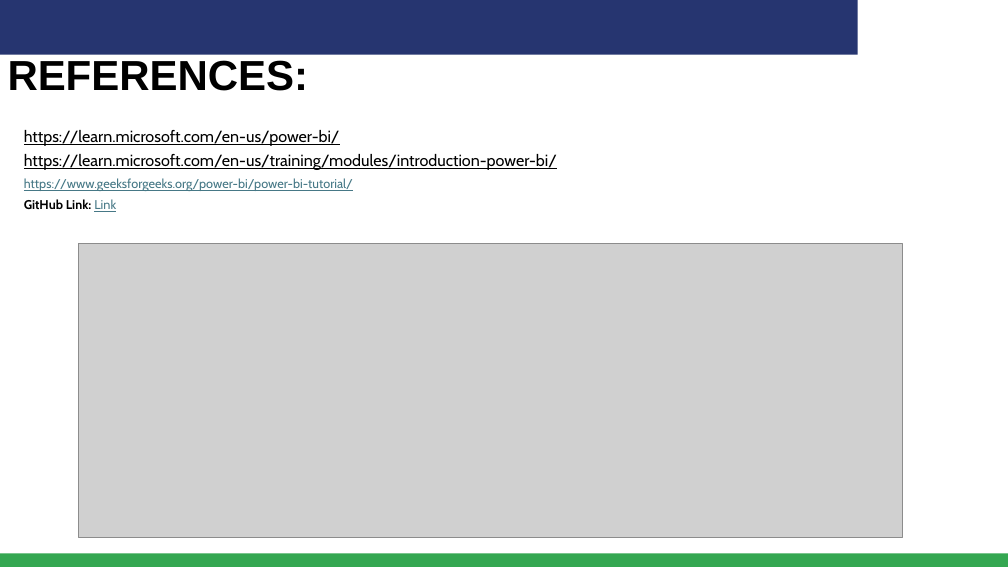
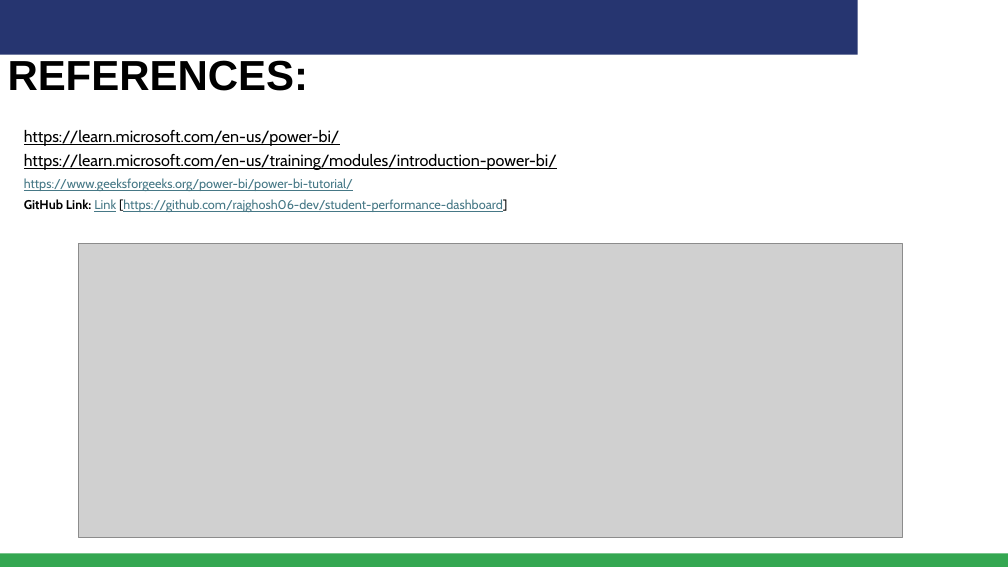
Before and after one commit to rajghosh06-dev/student-performance-dashboard, a slide deck: slide 10 of presentation/Student_Marks_Result_Analysis_MS-ELEVATE_POWER-BI_PROJECT_PRESENTATION_RISHIT-GHOSH.pptx. Drawn at 1008x567 pixels with LibreOffice and Linux fonts; fonts in the diff are those of the drawing; grey boxes stand for pictures; background and template pictures are left out. Boxes give left, top, right and bottom in pixels: in the first picture for what was removed or moved away, otherwise in the second. Text is boxed around its words. In the diff, an @@ line names an element or a change of style, - is before the commit and + after.

```diff
--- a/presentation/Student_Marks_Result_Analysis_MS-ELEVATE_POWER-BI_PROJECT_PRESENTATION_RISHIT-GHOSH.pptx
+++ b/presentation/Student_Marks_Result_Analysis_MS-ELEVATE_POWER-BI_PROJECT_PRESENTATION_RISHIT-GHOSH.pptx
@@ text at <box>24,199,507,212</box>: text changed; text colour #000000 to #467886; bold off @@
-GitHub Link: Link
+GitHub Link: Link [https://github.com/rajghosh06-dev/student-performance-dashboard]
```
Also in this commit, not shown: 1 other slide changed, 4 other files.
